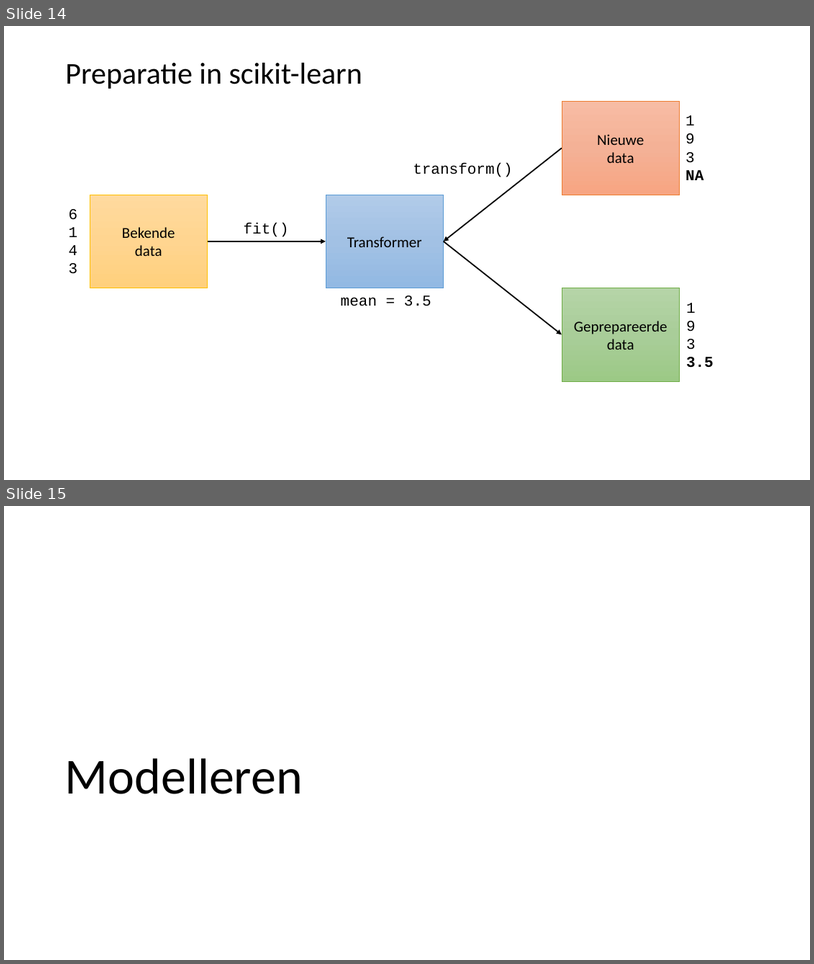
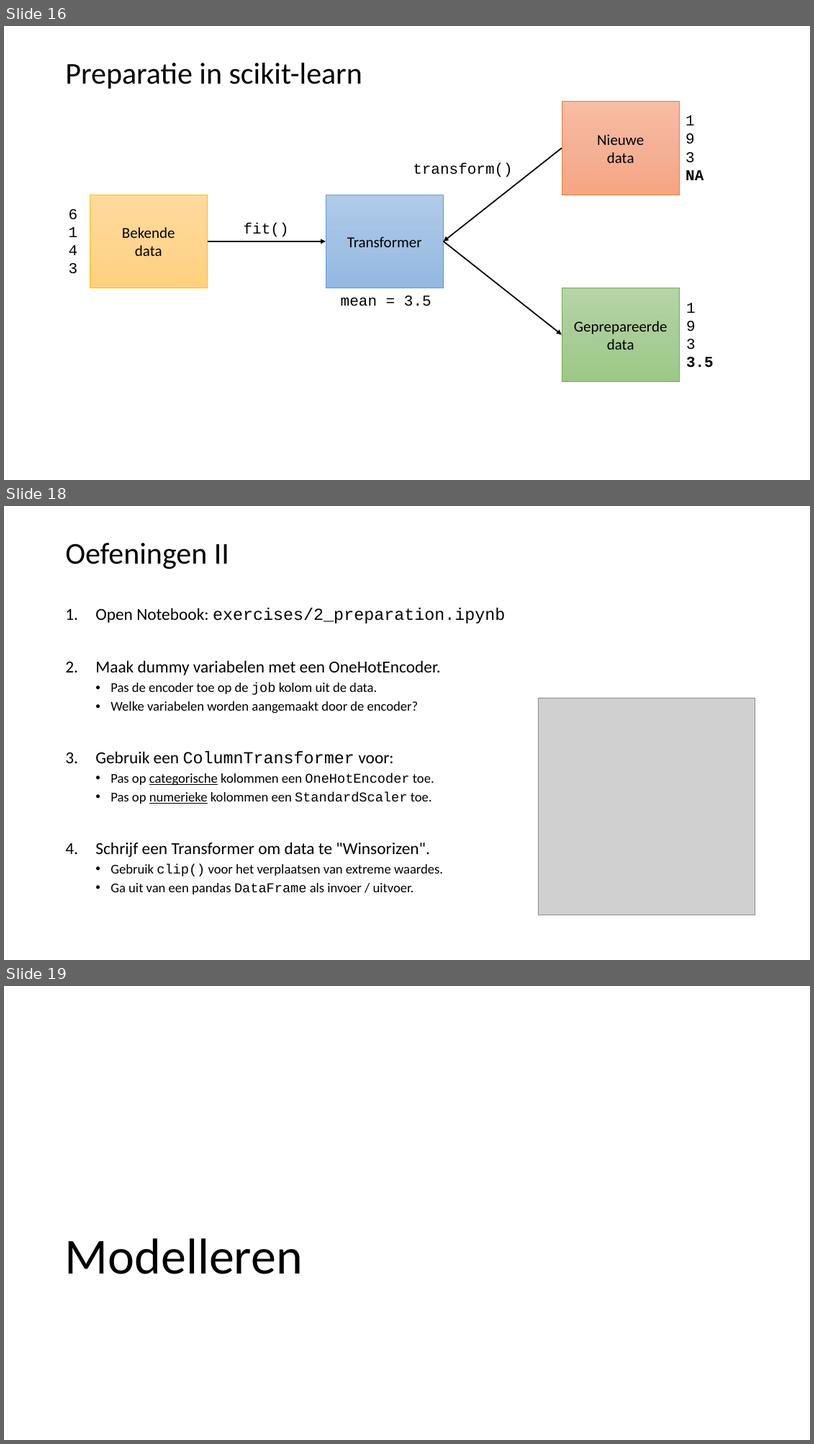
Before and after one commit to LFKoning/knowledge-sharing, a slide deck: python_trainees/4_scikit_learn/python_traineeship_4.pptx. Shown one above the other, each under a label of ours: slides 14 and 15 before the commit, slides 16, 18 and 19 after it; the slides between them are not shown. The pictures are 814x964 and 814x1444 pixels, drawn with LibreOffice and Linux fonts; fonts in the diff are those of the drawing; grey boxes stand for pictures. Boxes give left, top, right and bottom in pixels: in the first picture for what was removed or moved away, otherwise in the second. Text is boxed around its words. In the diff, an @@ line names an element or a change of style, - is before the commit and + after.

Commit message:
Update Python trainees part 4 preparation

```diff
--- a/python_trainees/4_scikit_learn/python_traineeship_4.pptx
+++ b/python_trainees/4_scikit_learn/python_traineeship_4.pptx
@@ slide 18 added at [4, 506, 810, 960], background #FFFFFF @@
@@ title added at [65, 543, 229, 569], 36 pt, text #000000 @@
+Oefeningen II
@@ text added at [95, 608, 505, 894], 16 pt, text #000000 @@
+1. Open Notebook: exercises/2_preparation.ipynb
+2. Maak dummy variabelen met een OneHotEncoder.
+  • Pas de encoder toe op de job kolom uit de data.
+  • Welke variabelen worden aangemaakt door de encoder?
+3. Gebruik een ColumnTransformer voor:
+  • Pas op categorische kolommen een OneHotEncoder toe.
+  • Pas op numerieke kolommen een StandardScaler toe.
+4. Schrijf een Transformer om data te "Winsorizen".
+  • Gebruik clip() voor het verplaatsen van extreme waardes.
+  • Ga uit van een pandas DataFrame als invoer / uitvoer.
@@ picture added at [538, 698, 755, 914] @@
@@ what was slide 14 is now slide 16 @@
@@ what was slide 15 is now slide 19 @@
```
Also in this commit, not shown: 3 slides changed, 6 other slides added, 7 other files.
